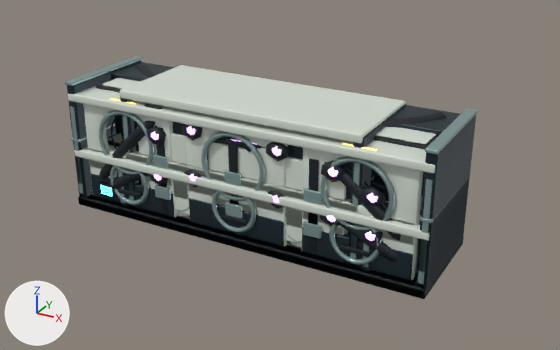
A saved change to the Blender file public/assets/e9-ship-kit/industrial/industrial.blend.
One viewpoint serves both versions: a 50 mm camera at (4.43, -7.56, 4.51) aimed at (0.29, -0.03, 0.74). The lights are fixed; the arrows at lower left show +X, +Y and +Z. The picture after the commit comes second.

Names of what the first picture shows: 'cargo-restraintbank--e9-ceramic', 'cargo-restraintbank-tall--e9-body', 'cargo-restraintbank-tall--e9-ceramic', 'cargo-restraintbank-tall--e9-dark', 'swarm-plenum-low--e9-body', 'swarm-plenum-low--e9-ceramic', 'swarm-plenum-low--e9-dark', 'swarm-plenum-low--e9-trim', 'swarm-plenum-tall--e9-body', 'swarm-plenum-tall--e9-ceramic', 'swarm-plenum-tall--e9-dark', 'swarm-plenum-tall--e9-trim' and 12 more.
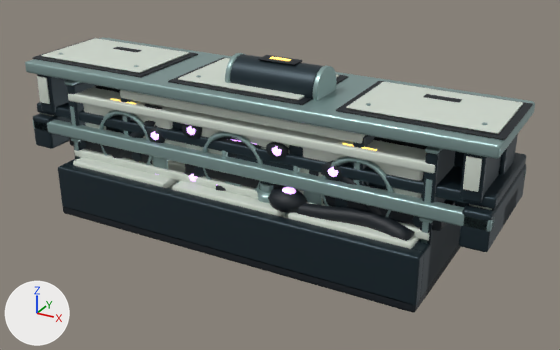
What differs and where, as boxes (x1, y1, x2, y2) in the pictures (560 x 350 px):
'airway-exchanger--e9-body', added (dark blue)
    after: (58, 159, 459, 306)
'cargo-hoist-header--e9-trim', added
    after: (25, 37, 535, 203)
'cargo-hoist-header--e9-body', added
    after: (37, 54, 526, 209)
'cargo-hoist-header--e9-ceramic', added
    after: (37, 38, 523, 192)
'workshop-tool-bridge--e9-trim', added
    after: (33, 119, 526, 232)
'airway-exchanger--e9-dark', added
    after: (63, 185, 460, 312)
'airway-exchanger--e9-ceramic', added
    after: (73, 157, 419, 249)
'workshop-tool-bridge--e9-body', added (mostly hidden)
    after: (33, 114, 526, 252)
'cargo-hoist-header--e9-dark', added
    after: (32, 38, 533, 140)
'workshop-tool-bridge--e9-dark', added (mostly hidden)
    after: (69, 137, 455, 231)
'airway-exchanger--e9-violet', added (mostly hidden)
    after: (216, 184, 296, 194)
'workshop-tool-bridge--e9-ceramic', added (mostly hidden)
    after: (40, 113, 492, 210)
'cargo-hoist-header--e9-amber', added
    after: (270, 57, 291, 61)
'cargo-restraintbank-tall--e9-ceramic', unchanged, covered by the edit
    before: (120, 65, 406, 235)
    after: (120, 90, 365, 218)
'swarm-plenum-tall--e9-body', unchanged, covered by the edit
    before: (67, 60, 476, 289)
    after: (67, 82, 460, 288)
'swarm-plenum-tall--e9-dark', unchanged, covered by the edit
    before: (78, 63, 464, 299)
    after: (96, 85, 461, 299)
'swarm-plenum-low--e9-ceramic', unchanged, covered by the edit
    before: (74, 133, 429, 280)
    after: (74, 149, 429, 241)

Diff of the bpy script that builds the scene:
```diff
--- a/public/assets/e9-ship-kit/industrial/industrial.blend.py
+++ b/public/assets/e9-ship-kit/industrial/industrial.blend.py
@@ ob_airway_exchanger__e9_violet @@
+ob_airway_exchanger__e9_violet = bpy.data.objects.new('airway-exchanger--e9-violet', me_icosphere_033)  # 282 vertices, 388 faces; spans x -2.23..2.22, y -0.77..0.76, z 0.7..0.96; in mat_e9_violet (purple #b286d1, glowing purple #b286d1)
+ob_airway_exchanger__e9_violet.parent = ob_airway_exchanger
+ob_airway_exchanger__e9_violet.location = (0.0, 0.0, 0.0)
@@ ob_airway_exchanger @@
+ob_airway_exchanger = bpy.data.objects.new('airway-exchanger', None)
+ob_airway_exchanger.location = (0.0, 0.0, 0.0)
@@ ob_airway_exchanger__e9_ceramic @@
+ob_airway_exchanger__e9_ceramic = bpy.data.objects.new('airway-exchanger--e9-ceramic', me_cylinder_106)  # 1068 vertices, 918 faces; spans x -2.26..2.26, y -0.86..0.86, z 0.51..0.72; in mat_e9_ceramic (light grey #d5ded3)
+ob_airway_exchanger__e9_ceramic.parent = ob_airway_exchanger
+ob_airway_exchanger__e9_ceramic.location = (0.0, 0.0, 0.0)
@@ ob_airway_exchanger__e9_body @@
+ob_airway_exchanger__e9_body = bpy.data.objects.new('airway-exchanger--e9-body', me_cube_300)  # 584 vertices, 522 faces; spans x -2.4..2.4, y -1.0..1.0, z 0.08..0.66; in mat_e9_body (dark blue #24343c)
+ob_airway_exchanger__e9_body.parent = ob_airway_exchanger
+ob_airway_exchanger__e9_body.location = (0.0, 0.0, 0.0)
@@ ob_airway_exchanger__e9_dark @@
+ob_airway_exchanger__e9_dark = bpy.data.objects.new('airway-exchanger--e9-dark', me_cube_299)  # 966 vertices, 976 faces; spans x -2.4..2.4, y -1.0..1.0, z 0.0..0.94; in mat_e9_dark (black #0e1820)
+ob_airway_exchanger__e9_dark.parent = ob_airway_exchanger
+ob_airway_exchanger__e9_dark.location = (0.0, 0.0, 0.0)
@@ ob_workshop_tool_bridge__e9_trim @@
+ob_workshop_tool_bridge__e9_trim = bpy.data.objects.new('workshop-tool-bridge--e9-trim', me_cube_295)  # 1888 vertices, 1694 faces; spans x -3.0..3.0, y -0.75..0.75, z 0.0..1.24; in mat_e9_trim (grey #8faaa8)
+ob_workshop_tool_bridge__e9_trim.parent = ob_workshop_tool_bridge
+ob_workshop_tool_bridge__e9_trim.location = (0.0, 0.0, 0.0)
@@ ob_workshop_tool_bridge @@
+ob_workshop_tool_bridge = bpy.data.objects.new('workshop-tool-bridge', None)
+ob_workshop_tool_bridge.location = (0.0, 0.0, 0.0)
@@ ob_workshop_tool_bridge__e9_dark @@
+ob_workshop_tool_bridge__e9_dark = bpy.data.objects.new('workshop-tool-bridge--e9-dark', me_continuous_captive_upper_cable_bundle)  # 648 vertices, 618 faces; spans x -2.64..2.64, y -0.65..0.65, z 0.81..1.25; in mat_e9_dark (black #0e1820)
+ob_workshop_tool_bridge__e9_dark.parent = ob_workshop_tool_bridge
+ob_workshop_tool_bridge__e9_dark.location = (0.0, 0.0, 0.0)
@@ ob_workshop_tool_bridge__e9_ceramic @@
+ob_workshop_tool_bridge__e9_ceramic = bpy.data.objects.new('workshop-tool-bridge--e9-ceramic', me_cube_281)  # 352 vertices, 336 faces; spans x -2.96..2.96, y -0.63..0.63, z 0.05..1.19; in mat_e9_ceramic (light grey #d5ded3)
+ob_workshop_tool_bridge__e9_ceramic.parent = ob_workshop_tool_bridge
+ob_workshop_tool_bridge__e9_ceramic.location = (0.0, 0.0, 0.0)
@@ ob_workshop_tool_bridge__e9_body @@
+ob_workshop_tool_bridge__e9_body = bpy.data.objects.new('workshop-tool-bridge--e9-body', me_cylinder_085)  # 1232 vertices, 1078 faces; spans x -3.0..3.0, y -0.75..0.75, z 0.11..1.24; in mat_e9_body (dark blue #24343c)
+ob_workshop_tool_bridge__e9_body.parent = ob_workshop_tool_bridge
+ob_workshop_tool_bridge__e9_body.location = (0.0, 0.0, 0.0)
@@ ob_cargo_hoist_header__e9_dark @@
+ob_cargo_hoist_header__e9_dark = bpy.data.objects.new('cargo-hoist-header--e9-dark', me_hoist_captured_electrical_loom)  # 208 vertices, 172 faces; spans x -3.0..3.0, y -0.66..0.58, z 0.81..2.21; in mat_e9_dark (black #0e1820)
+ob_cargo_hoist_header__e9_dark.parent = ob_cargo_hoist_header
+ob_cargo_hoist_header__e9_dark.location = (0.0, 0.0, 0.0)
@@ ob_cargo_hoist_header @@
+ob_cargo_hoist_header = bpy.data.objects.new('cargo-hoist-header', None)
+ob_cargo_hoist_header.location = (0.0, 0.0, 0.0)
@@ ob_cargo_hoist_header__e9_trim @@
+ob_cargo_hoist_header__e9_trim = bpy.data.objects.new('cargo-hoist-header--e9-trim', me_cylinder_076)  # 1004 vertices, 862 faces; spans x -3.0..3.0, y -0.75..0.75, z 0.0..2.21; in mat_e9_trim (grey #8faaa8)
+ob_cargo_hoist_header__e9_trim.parent = ob_cargo_hoist_header
+ob_cargo_hoist_header__e9_trim.location = (0.0, 0.0, 0.0)
@@ ob_cargo_hoist_header__e9_body @@
+ob_cargo_hoist_header__e9_body = bpy.data.objects.new('cargo-hoist-header--e9-body', me_cylinder_073)  # 736 vertices, 658 faces; spans x -3.0..3.0, y -0.69..0.69, z 0.62..2.2; in mat_e9_body (dark blue #24343c)
+ob_cargo_hoist_header__e9_body.parent = ob_cargo_hoist_header
+ob_cargo_hoist_header__e9_body.location = (0.0, 0.0, 0.0)
@@ ob_cargo_hoist_header__e9_amber @@
+ob_cargo_hoist_header__e9_amber = bpy.data.objects.new('cargo-hoist-header--e9-amber', me_cube_263)  # 24 vertices, 18 faces; spans x -2.01..2.01, y -0.31..-0.12, z 1.51..2.22; in mat_e9_amber (yellow #e0b95a, glowing yellow #e0b95a)
+ob_cargo_hoist_header__e9_amber.parent = ob_cargo_hoist_header
+ob_cargo_hoist_header__e9_amber.location = (0.0, 0.0, 0.0)
@@ ob_cargo_hoist_header__e9_ceramic @@
+ob_cargo_hoist_header__e9_ceramic = bpy.data.objects.new('cargo-hoist-header--e9-ceramic', me_cube_250)  # 96 vertices, 84 faces; spans x -2.92..2.92, y -0.72..0.5, z 1.21..1.93; in mat_e9_ceramic (light grey #d5ded3)
+ob_cargo_hoist_header__e9_ceramic.parent = ob_cargo_hoist_header
+ob_cargo_hoist_header__e9_ceramic.location = (0.0, 0.0, 0.0)
```
